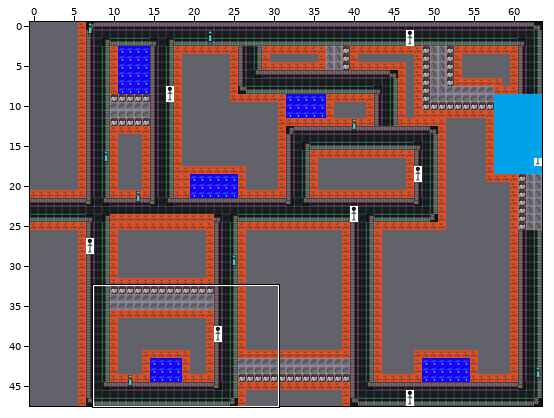
Tiled map (JSON), stored at map/field-view-map1.json. Above, an overview of the earlier version with the close-up marked.
Close-up. Earlier state:
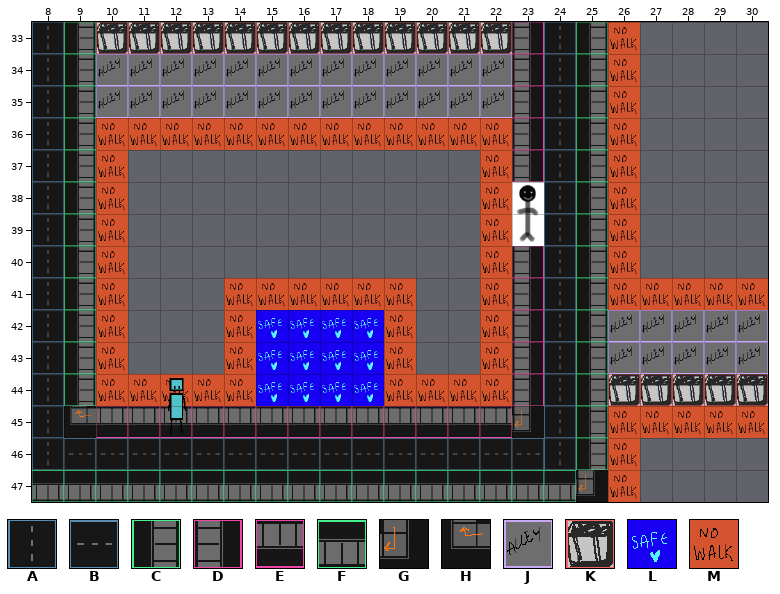
Cells are 50x50 px. Shown: x 8..30, y 33..47.
Key: from "placeholder_streettiles-2": A 0, B 1, C 8, D 9, E 10, F 11, G 14, H 15, J 16, K 24, L 32, M 33.
_ is an empty cell, # one hidden under a higher layer.
Layers that did not change in this view are not listed.
Layer "Walk Areas" before, first column x 8:
33 ACKKKKKKKKKKKKKDAC_____
34 ACJJJJJJJJJJJJJDAC_____
35 ACJJJJJJJJJJJJJDAC_____
36 AC_____________DAC_____
37 AC_____________DAC_____
38 AC_____________#AC_____
39 AC_____________#AC_____
40 AC_____________DAC_____
41 AC_____________DAC_____
42 AC_____LLLL____DACJJJJJ
43 AC_____LLLL____DACJJJJJ
44 AC_____LLLL____DACKKKKK
45 AHEEEEEEEEEEEEEGAC_____
46 ABBBBBBBBBBBBBBBAC_____
47 FFFFFFFFFFFFFFFFFG_____
Layer "No Walk/ Home" before, first column x 8:
33 __________________M____
34 __________________M____
35 __________________M____
36 __MMMMMMMMMMMMM___M____
37 __M___________M___M____
38 __M___________M___M____
39 __M___________M___M____
40 __M___________M___M____
41 __M___MMMMMM__M___MMMMM
42 __M___M____M__M________
43 __M___M____M__M________
44 __MMMMM____MMMM________
45 __________________MMMMM
46 __________________M____
47 __________________M____
After:
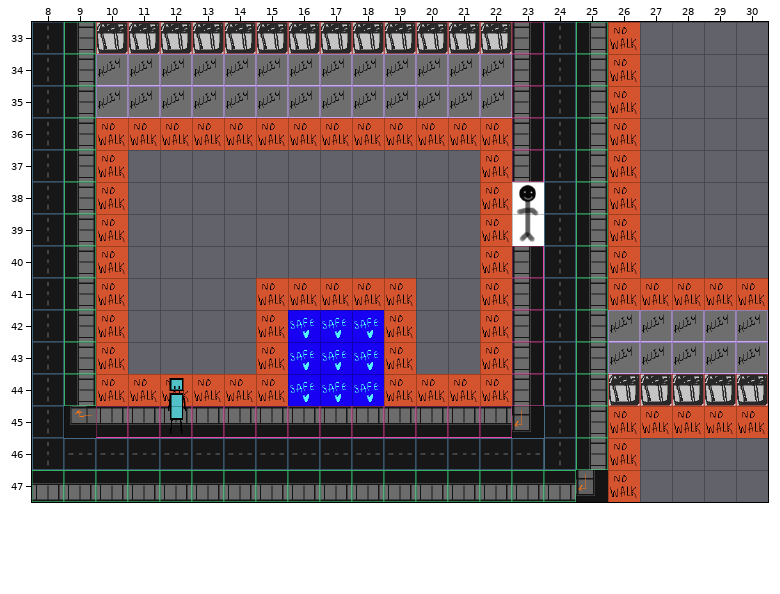
Changes in this commit:
Changed rows in their new state; . is an unchanged cell.
Layer "Walk Areas":
first column x 15:
42 _
43 _
44 _
Layer "No Walk/ Home":
first column x 14:
41 _.
42 _M
43 _M
44 .M
Where, in picture pixels (left, top, right, bottom), the same in both close-ups:
changed: (224, 278, 288, 406)
